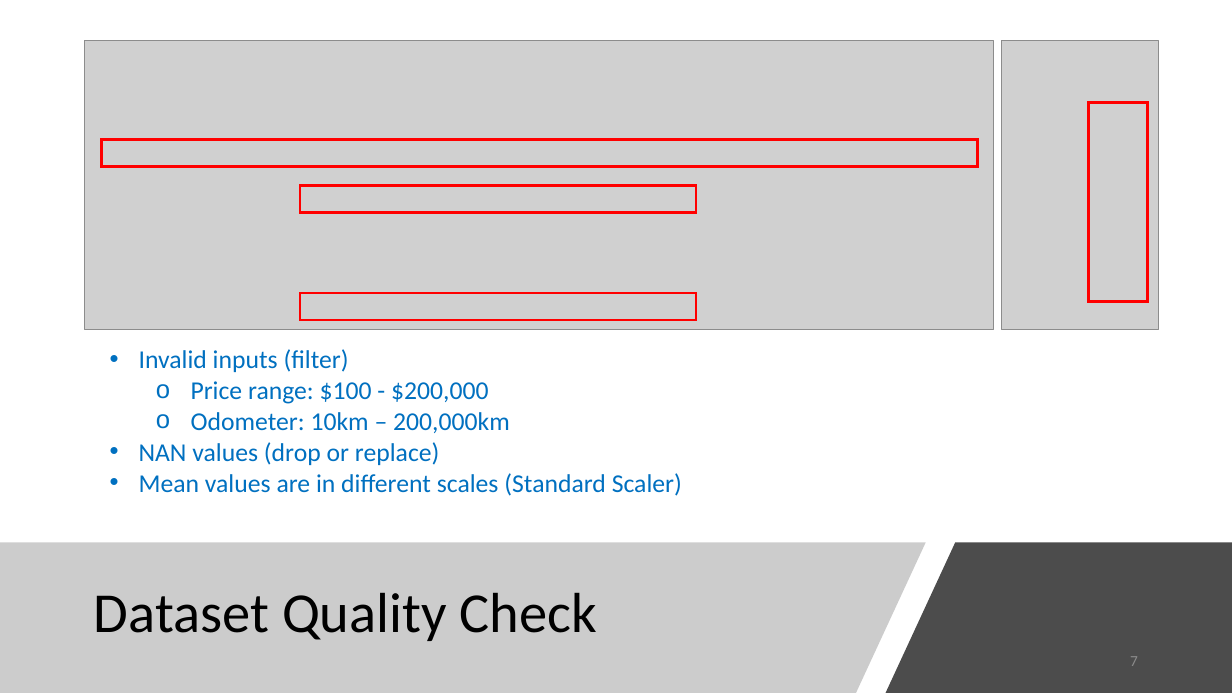
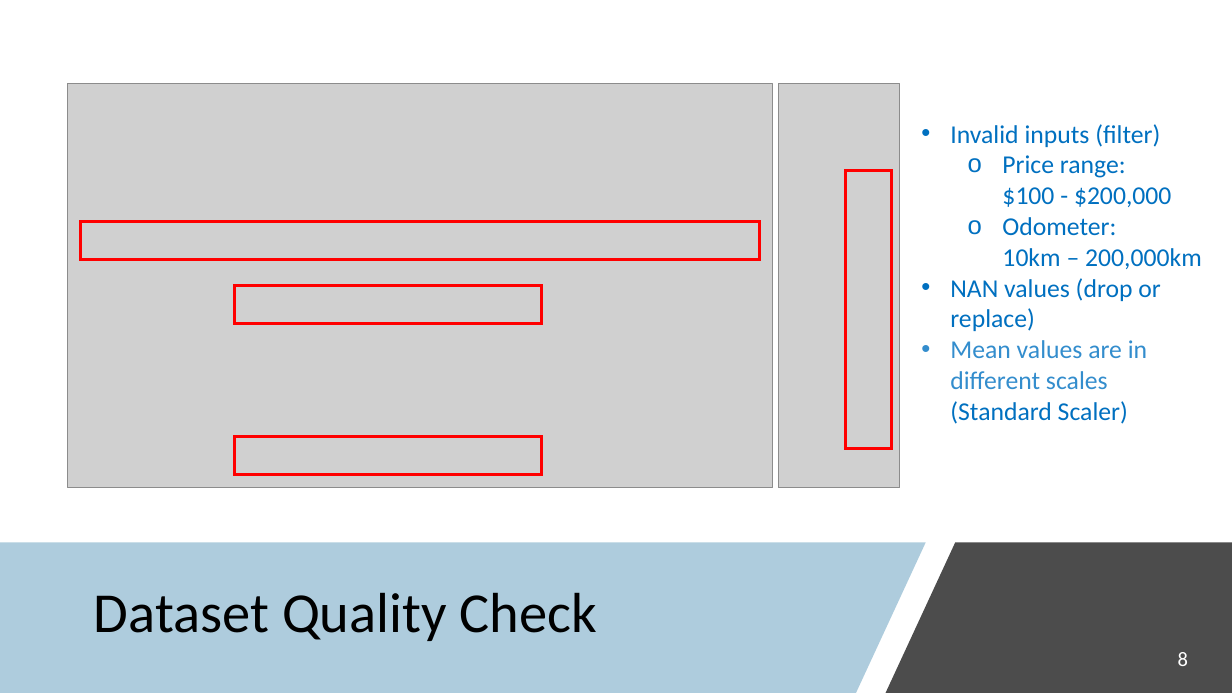
Before and after one commit to Dearsu520/automotive-modeling-project, a slide deck: slide 8 of ETL/Final Project.pptx (slide 7 before the commit). Drawn at 1232x693 pixels with LibreOffice and Linux fonts; fonts in the diff are those of the drawing; grey boxes stand for pictures. Boxes give left, top, right and bottom in pixels: in the first picture for what was removed or moved away, otherwise in the second. Text is boxed around its words. In the diff, an @@ line names an element or a change of style, - is before the commit and + after.

```diff
--- a/ETL/Final Project.pptx
+++ b/ETL/Final Project.pptx
@@ picture: place and size @@
-picture at (85, 41, 994, 329)
+picture at (67, 83, 773, 488)
@@ picture: place and size @@
-picture at (1001, 41, 1158, 329)
+picture at (778, 83, 900, 488)
@@ text "Invalid inputs (filter)": place and size @@
-text "Invalid inputs (filter)" at (139, 349, 682, 496)
+text "Invalid inputs (filter)" at (950, 124, 1202, 424)
@@ rectangle: place and size @@
-rectangle at (1089, 103, 1148, 301)
+rectangle at (846, 170, 892, 448)
@@ text at (1002, 155, 1202, 269): text changed @@
-  o Price range: $100 - $200,000
-  o Odometer: 10km – 200,000km
+  o Price range:
+  $100 - $200,000
+  o Odometer:
+  10km – 200,000km
@@ rectangle: place and size @@
-rectangle at (101, 140, 978, 166)
+rectangle at (80, 221, 760, 259)
@@ rectangle: place and size @@
-rectangle at (300, 185, 697, 212)
+rectangle at (235, 286, 542, 323)
@@ text at (950, 340, 1147, 424): text colour #0070C0 to #338DCD in "Mean values are in different scales" @@
@@ rectangle: place and size @@
-rectangle at (300, 293, 697, 320)
+rectangle at (235, 437, 542, 475)
@@ freeform shape at (0, 543, 926, 693): fill #808080 at 40% opacity to #4C8FB5 at 45% opacity @@
@@ page number at (1178, 652, 1188, 666): text changed; size 12 to 16 pt; text colour #8C8C8C to #FFFFFF @@
-7
+8
```
Also in this commit, not shown: 28 other slides changed, 4 slides added, 3 slides removed.
